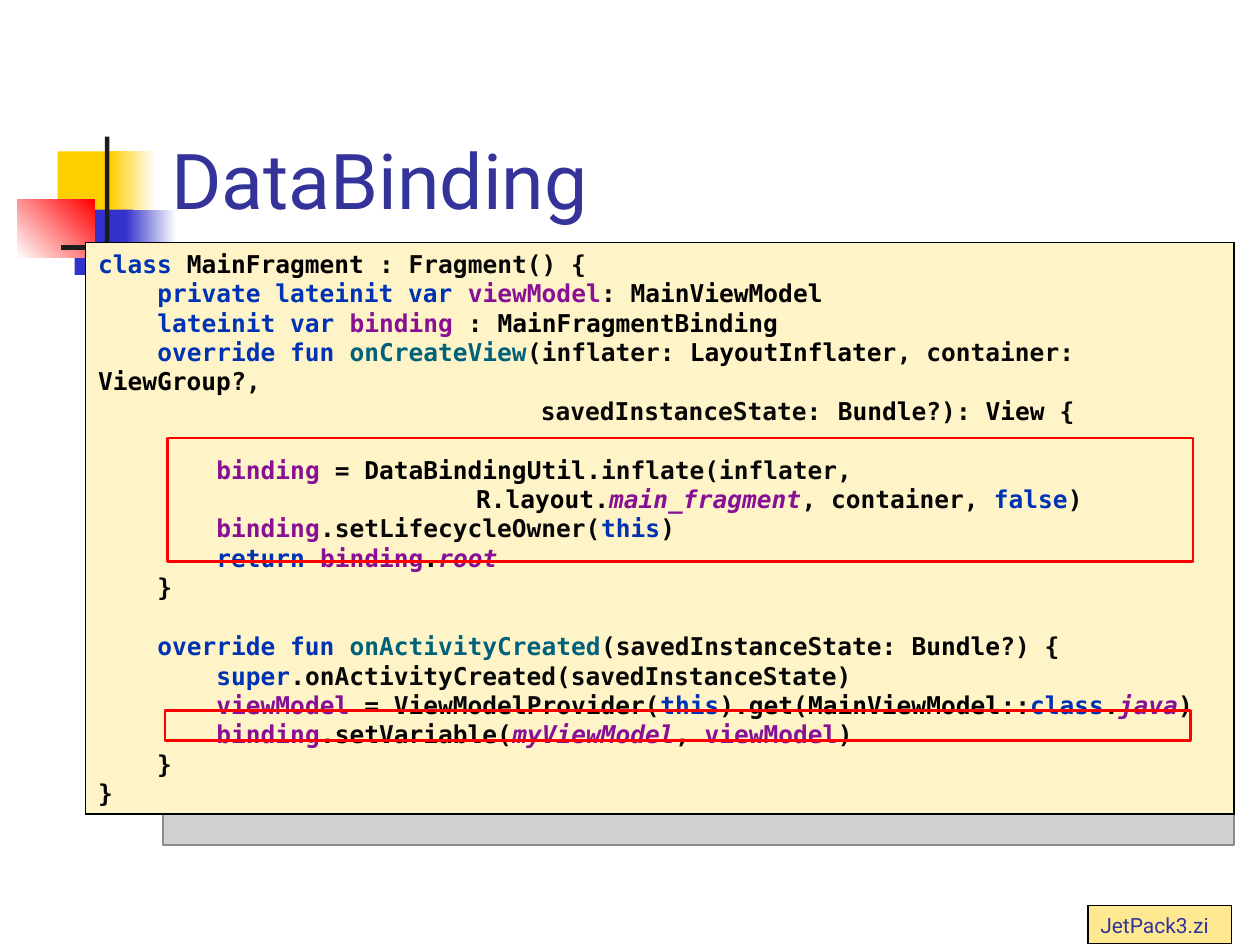
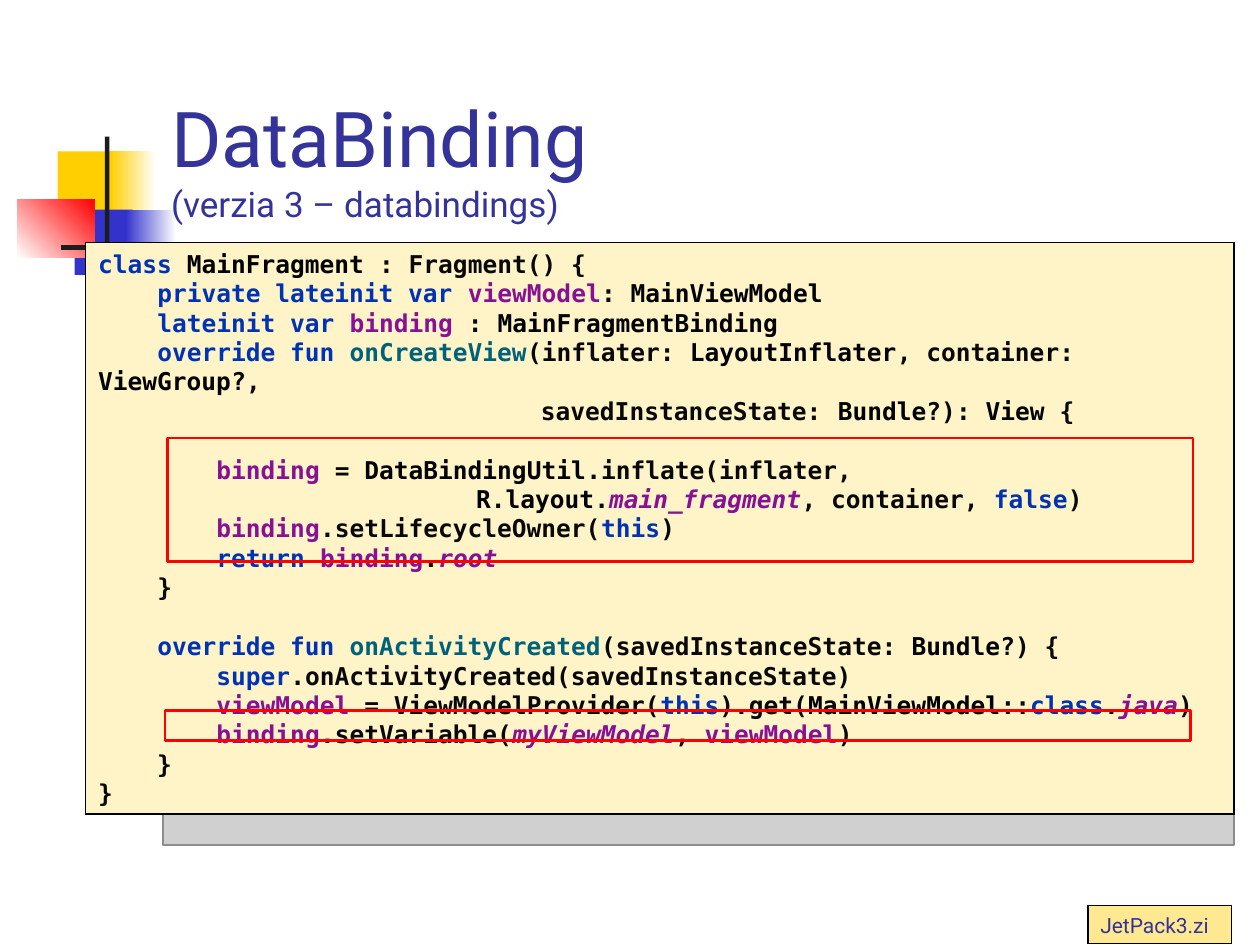
Before and after one commit to vmandro/Prednasky, a slide deck: slide 15 of 07/07_Android.ppt (slide 14 before the commit). Drawn at 1260x945 pixels with LibreOffice and Linux fonts; fonts in the diff are those of the drawing; grey boxes stand for pictures. Boxes give left, top, right and bottom in pixels: in the first picture for what was removed or moved away, otherwise in the second. Text is boxed around its words. In the diff, an @@ line names an element or a change of style, - is before the commit and + after.

```diff
--- a/07/07_Android.ppt
+++ b/07/07_Android.ppt
@@ title at bbox=[171, 109, 587, 225]: text changed; size 44 to 20 pt @@
-DataBinding
+DataBinding
+(verzia 3 – databindings)
```
Also in this commit, not shown: 15 other slides changed, 1 slide added, 4 other files.
